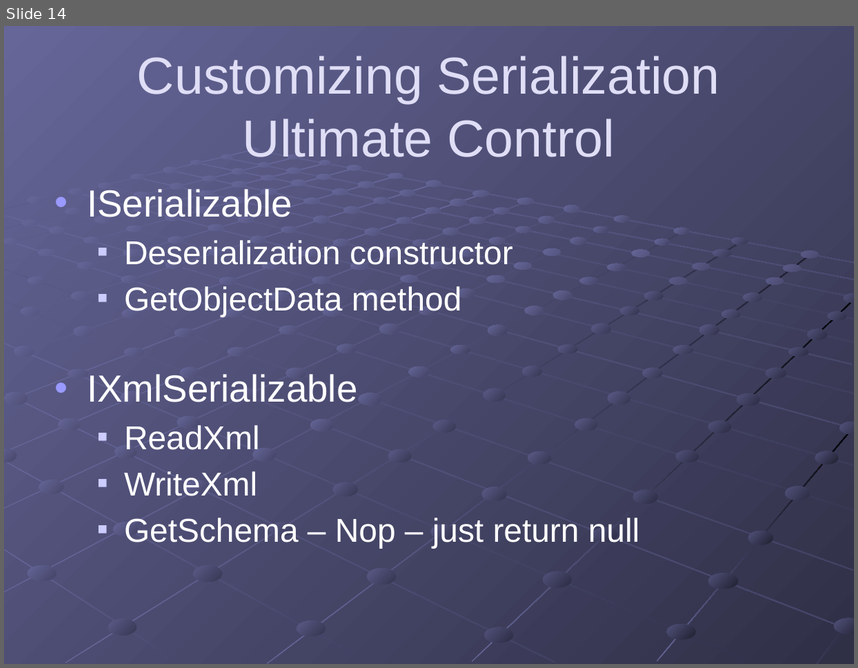
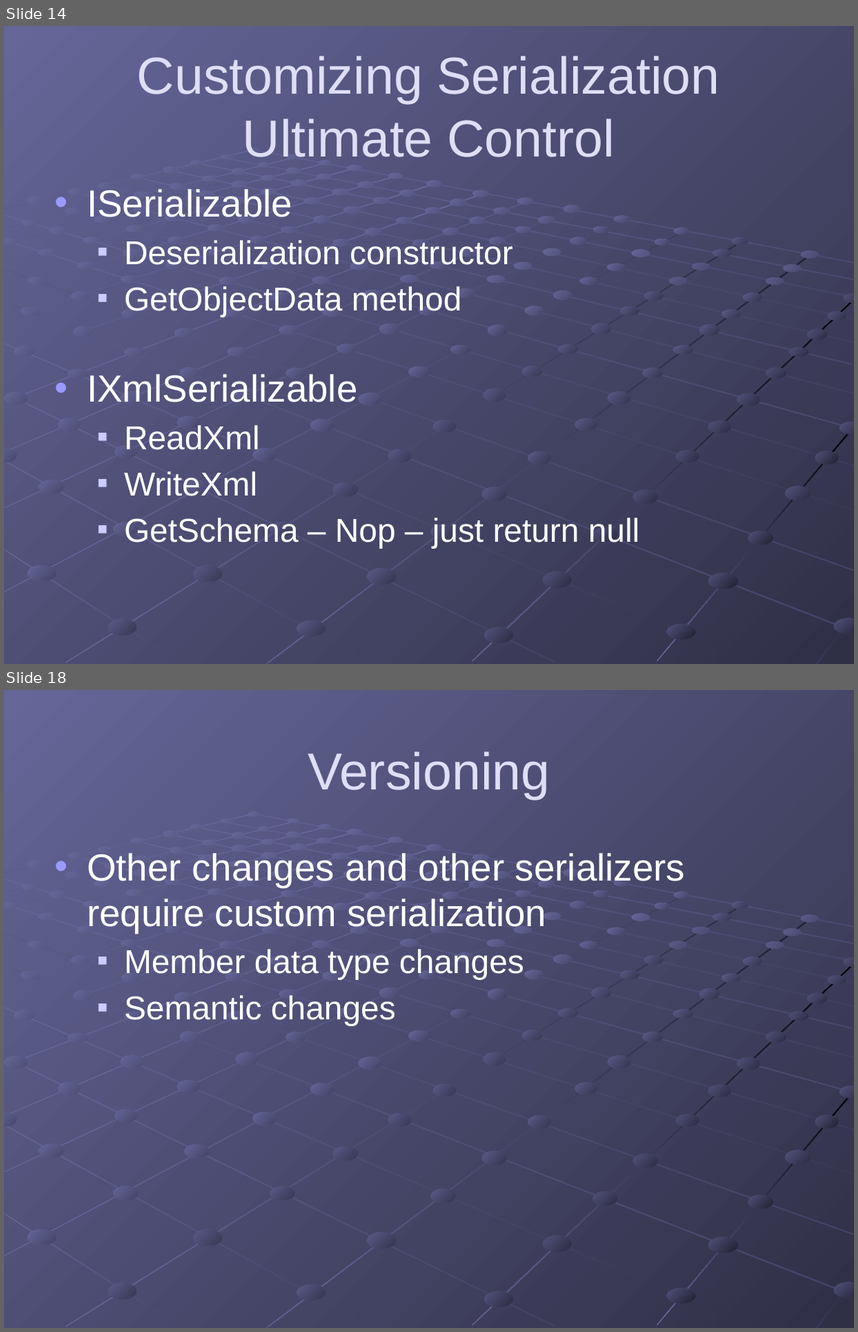
Before and after one commit to gregsohl/.NetSerialization-Presentation, a slide deck: .NET Serialization.pptx. Shown one above the other, each under a label of ours: slide 14 before the commit, slides 14 and 18 after it; the slides between them are not shown. The pictures are 858x668 and 858x1332 pixels, drawn with LibreOffice and Linux fonts; fonts in the diff are those of the drawing. Boxes give left, top, right and bottom in pixels: in the first picture for what was removed or moved away, otherwise in the second. Text is boxed around its words. In the diff, an @@ line names an element or a change of style, - is before the commit and + after.

Commit message:
Versioning stuff in place

```diff
--- a/.NET Serialization.pptx
+++ b/.NET Serialization.pptx
@@ slide 18 added at (4,690,854,1328), background gradient #666699 to #49496D; not listed: 215 template elements that a slide beside it also shows @@
@@ title added at (308,751,550,799), 44 pt, text #DFDEF6 @@
+Versioning
@@ text added at (87,853,685,1025), 32 pt, text #FFFFFF @@
+• Other changes and other serializers require custom serialization
+  ■ Member data type changes
+  ■ Semantic changes
```
Also in this commit, not shown: 3 other slides added, 2 other files.
